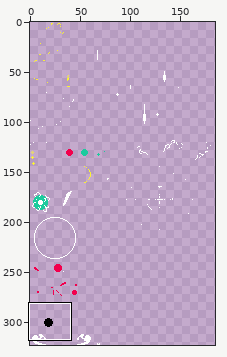
File history of a pixel-art file, artfiles/tx_particles.ase. Above, an overview of the earlier version with the close-up marked.
Close-up. Before the edit:
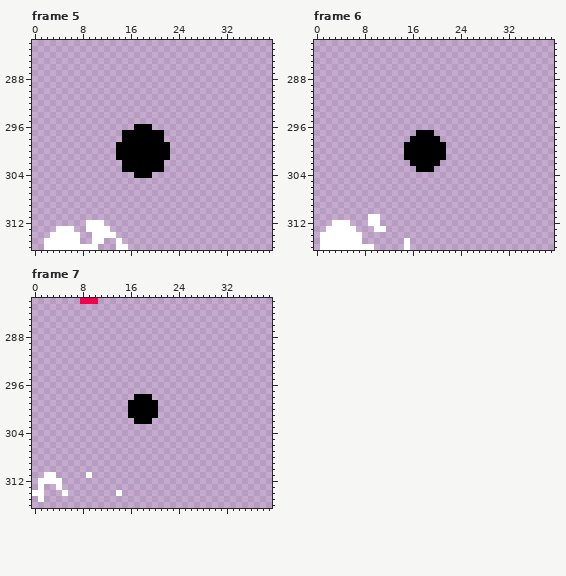
210x323 pixels, 10 frames. Shown: frame 5: x 0..39, y 282..316; frame 6: x 0..39, y 282..316; frame 7: x 0..39, y 282..316. The wide view leaves out empty margins. The commit also changed other frames or places, which this record leaves out.
After the commit:
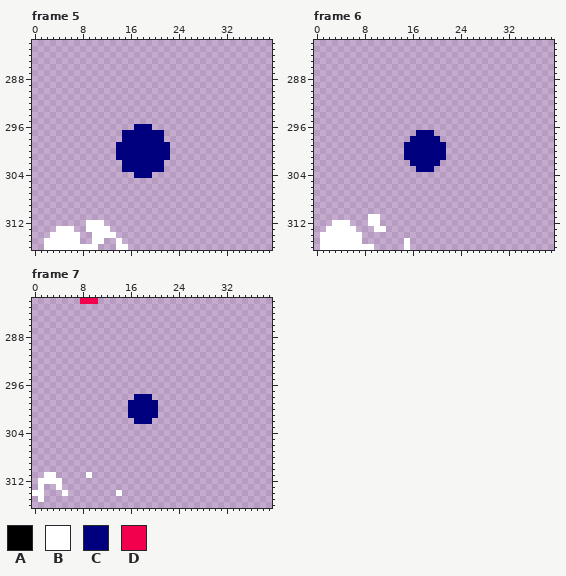
Palette (. is transparent): A #000000  B #ffffff  C #00007e  D #f2004d
Diff:
Frame 5, layer "Layer 6":
Colour A becomes colour C in row 296 at x 17 to 19; in rows 297 to 298 at x 15 to 21; in rows 299 to 301 at x 14 to 22; in rows 302 to 303 at x 15 to 21; in row 304 at x 17 to 19.
Frame 6, layer "Layer 6":
Colour A becomes colour C in row 297 at x 17 to 19; in row 298 at x 16 to 20; in rows 299 to 301 at x 15 to 21; in row 302 at x 16 to 20; in row 303 at x 17 to 19.
Frame 7, layer "Layer 6":
Colour A becomes colour C in row 298 at x 17 to 19; in rows 299 to 301 at x 16 to 20; in row 302 at x 17 to 19.
Where, in picture pixels (left, top, right, bottom), the same in both close-ups:
changed: (116, 124, 170, 178)
changed: (404, 130, 446, 172)
changed: (128, 394, 158, 424)
